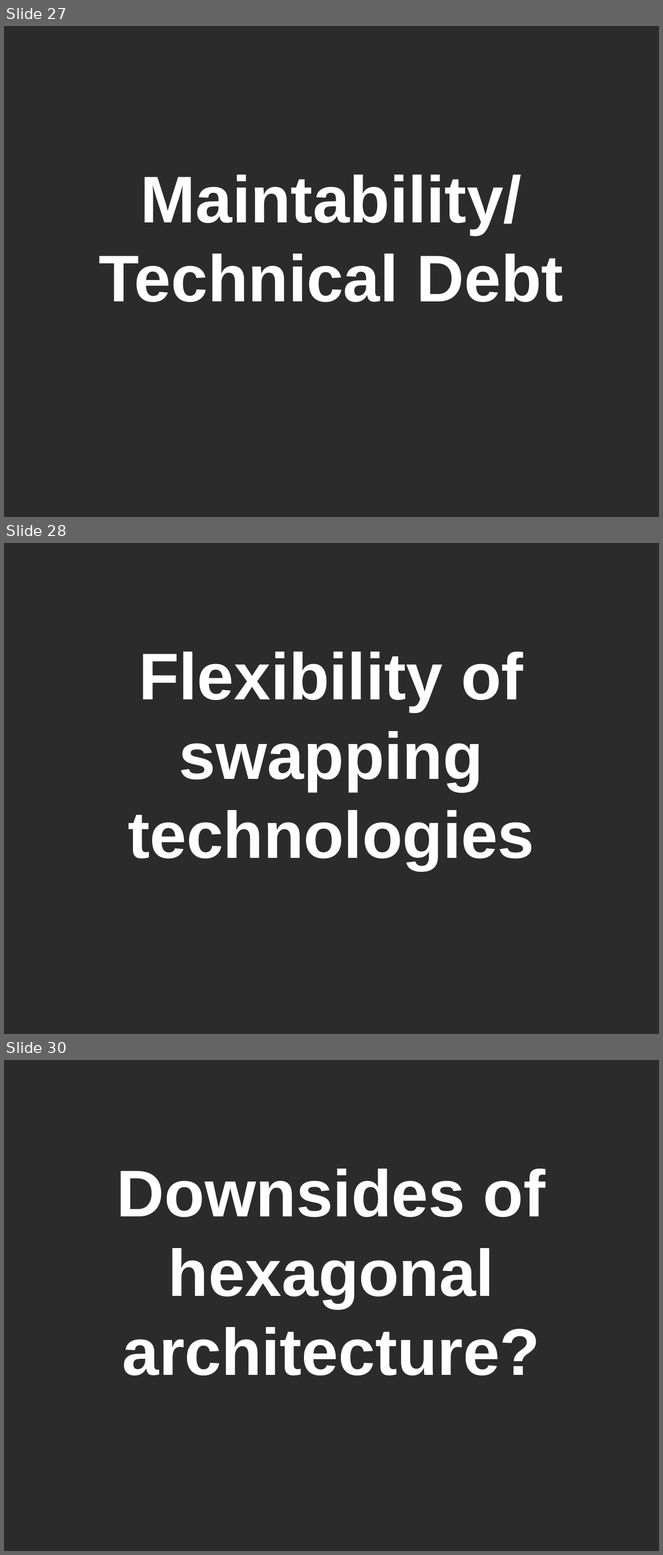
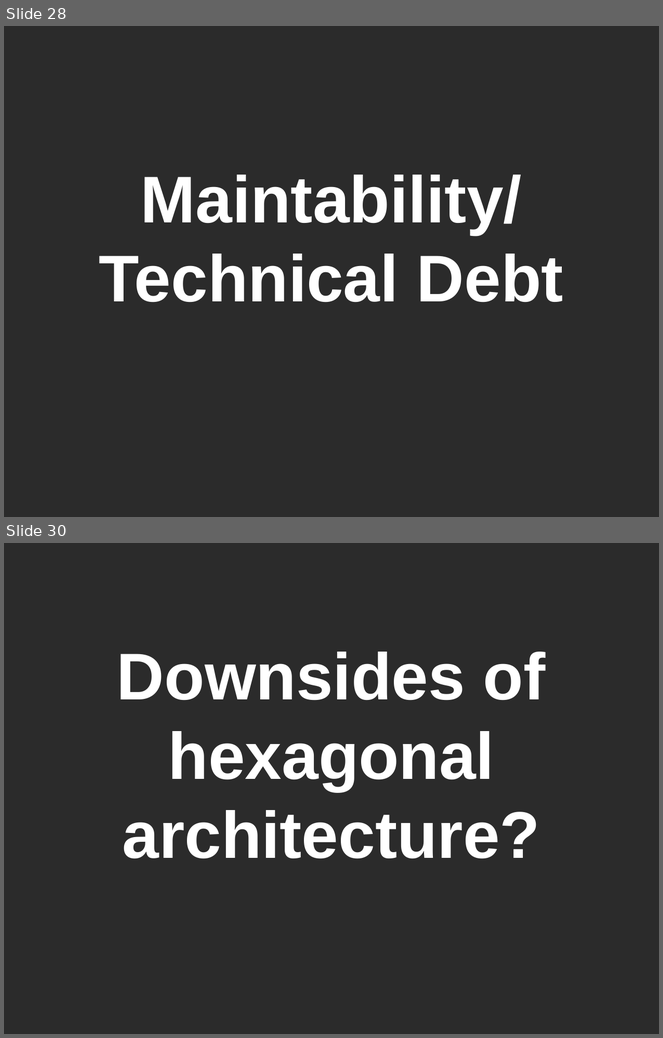
Before and after one commit to mateuszwinnicki/talks, a slide deck: HexagonalArchitecture/HexagonalArchitecture.odp. Shown one above the other, each under a label of ours: slides 27, 28 and 30 before the commit, slides 28 and 30 after it; the slides between them are not shown. The pictures are 663x1555 and 663x1038 pixels, drawn with LibreOffice and Linux fonts; fonts in the diff are those of the drawing; background and template pictures are left out; a plain dark background stands for a picture behind light text. Boxes give left, top, right and bottom in pixels: in the first picture for what was removed or moved away, otherwise in the second. Text is boxed around its words. In the diff, an @@ line names an element or a change of style, - is before the commit and + after.

```diff
--- a/HexagonalArchitecture/HexagonalArchitecture.odp
+++ b/HexagonalArchitecture/HexagonalArchitecture.odp
@@ slide 28 removed at (x1=4, y1=543, x2=659, y2=1034), background picture (left out) @@
@@ subtitle removed at (x1=128, y1=652, x2=534, y2=871) @@
-Flexibility of swapping technologies
@@ what was slide 27 is now slide 28 @@
```
Also in this commit, not shown: 3 slides changed, 1 slide added, 1 other file.
